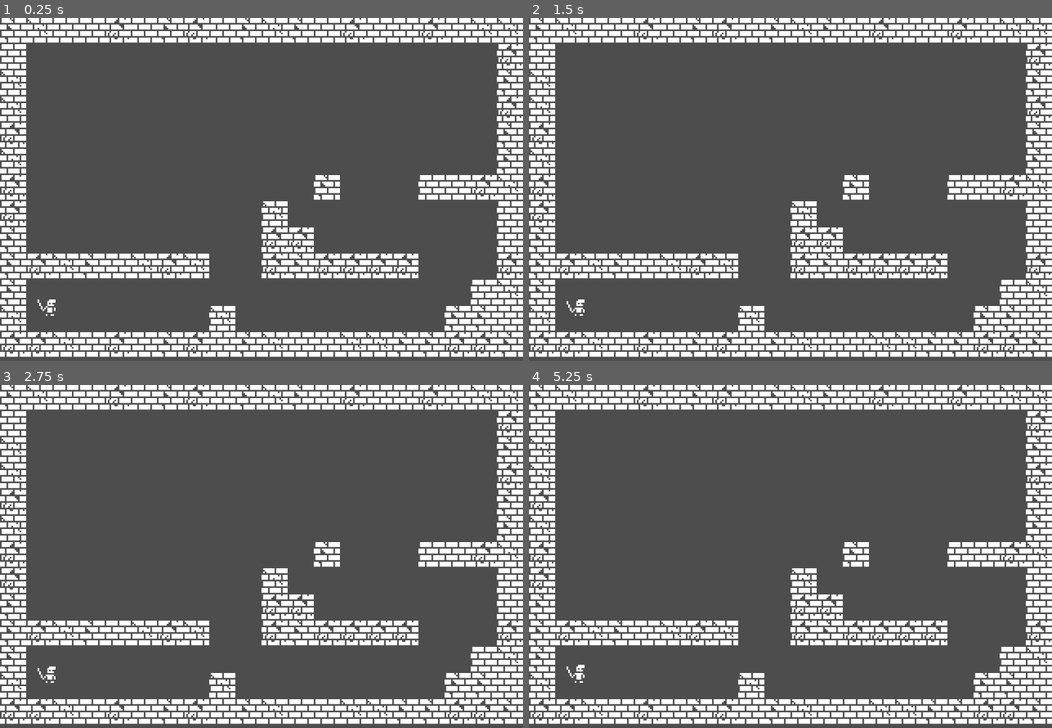
Above: before the commit, frames 1-4 (two rows, left to right).
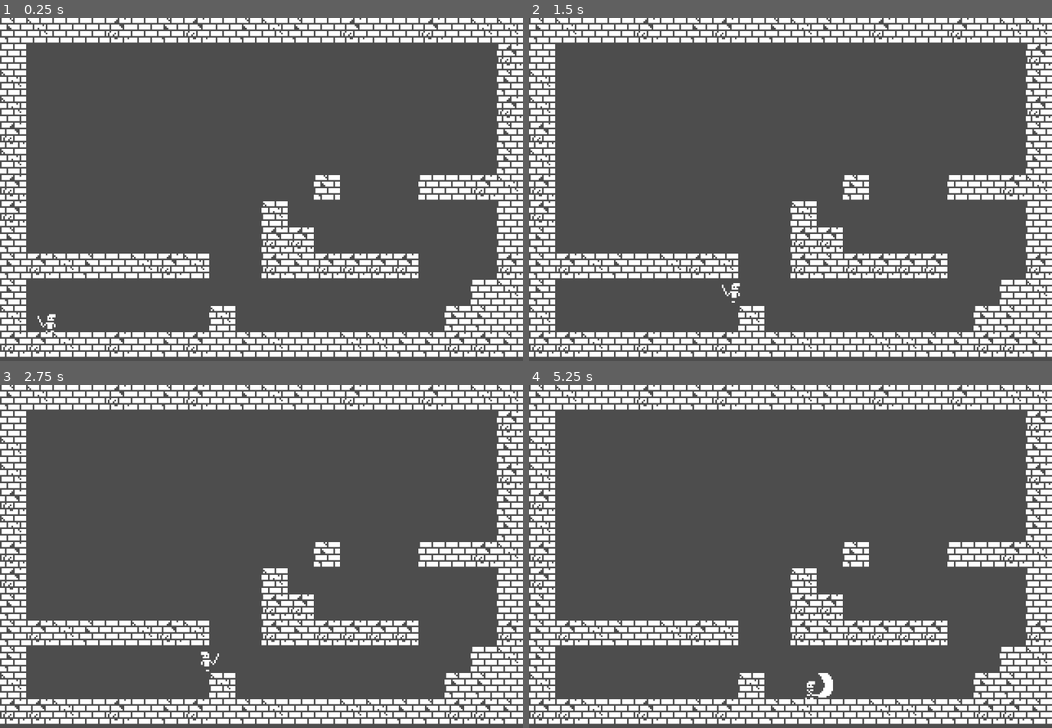
Above: after the commit, the same moments.

Repository: jaerrib/wightwatch_keep
Game: Godot game, scene res://scenes/level_base/level_base.tscn
The game is run twice, just before and just after one commit, with the same random seed, the same clock (stepped at 60 frames per second) and the same inputs.
Inputs:
- Up to frame 1 (0.25 s): no input
- Up to frame 2 (1.5 s): tap Enter (attack) at 0.5, 0.6 s; hold D (right) from 0.53 s (still down); tap Space (jump) at 0.77, 0.8, 1.07, 1.35 s
- Up to frame 3 (2.75 s): tap Space (jump) at 1.52, 1.82, 2.3 s; tap Enter (attack) at 1.55, 2.1 s; release D (right) at 2.03 s; hold A (left) from 2.03 s (still down)
- Up to frame 4 (5.25 s): release A (left) at 2.78 s; hold D (right) 2.78-4.28 s; tap Enter (attack) at 2.85, 4.35, 5.1 s; tap Space (jump) at 3.02, 3.32, 3.6, 3.77, 4.07, 4.52, 4.82 s; hold A (left) 4.28-5.03 s; hold D (right) from 5.03 s (still down)

The runs differ from the first frame. In frame 1, 0.1% of the frame differs, in the area x 7-11%, y 82-92%; in frame 2, 0.1%; in frame 3, 0.1%; in frame 4, 0.3%, in the area x 7-59%, y 81-92%.

Commit message:
Add movement and state manager

Diff:
--- /dev/null
+++ b/scenes/player/player.gd
@@ -0,0 +1,137 @@
+class_name Player extends CharacterBody2D
+
+enum PlayerState { IDLE, RUN, JUMP, FALL, ON_LADDER }
+
+const CLIMB_SPEED: float = 300.0
+const FALLEN_OFF: float = 500.0
+const GRAVITY: float = 690.0
+const JUMP_VELOCITY: float = -175.0
+const MAX_FALL: float = 400.0
+const RUN_SPEED: float = 120.0
+
+@export var right_collision_position: Vector2 = Vector2(9,0)
+@export var left_collision_position: Vector2 = Vector2(-9,0)
+
+var _lives: int = 5
+var _state: PlayerState = PlayerState.IDLE
+var _on_ladder: bool = false
+
+@onready var animation_player: AnimationPlayer = $AnimationPlayer
+@onready var hit_box: CollisionShape2D = $HitBox
+@onready var sprite_2d: Sprite2D = $Sprite2D
+@onready var sound: AudioStreamPlayer2D = $Sound
+@onready var sword_hit_box: Area2D = $SwordHitBox
+@onready var collision_shape_2d: CollisionShape2D = $SwordHitBox/CollisionShape2D
+
+
+func _ready() -> void:
+	SignalManager.on_ladder.connect(on_ladder)
+
+
+func _physics_process(delta: float) -> void:
+	fallen_off()
+	if not is_on_floor() and !_on_ladder:
+		velocity.y += GRAVITY * delta
+	get_input(delta)
+	calculate_state()
+	set_sword_hit_box_position()
+	move_and_slide()
+
+
+func set_sword_hit_box_position() -> void:
+	if sprite_2d.flip_h:
+		sword_hit_box.position = left_collision_position
+	else:
+		sword_hit_box.position = right_collision_position
+
+
+func fallen_off() -> void:
+	if global_position.y < FALLEN_OFF:
+		return
+	queue_free()
+
+
+func get_input(delta) -> void:
+	if _on_ladder:
+		if Input.is_action_pressed("up"):
+			velocity.y = -CLIMB_SPEED * delta * 10
+			set_state(PlayerState.ON_LADDER)
+		elif Input.is_action_pressed("down"):
+			velocity.y = CLIMB_SPEED * delta * 10
+			set_state(PlayerState.ON_LADDER)
+		else:
+			velocity.y = 0
+	velocity.x = 0
+	if Input.is_action_pressed("left"):
+		velocity.x = -RUN_SPEED
+		sprite_2d.flip_h = true
+	elif Input.is_action_pressed("right"):
+		velocity.x = RUN_SPEED
+		sprite_2d.flip_h = false
+
+	if Input.is_action_just_pressed("jump") and is_on_floor():
+		velocity.y = JUMP_VELOCITY
+	if Input.is_action_just_pressed("attack"):
+			animation_player.play("attack")
+	velocity.y = clampf(velocity.y, JUMP_VELOCITY, MAX_FALL)
+
+
+func set_state(new_state: PlayerState) -> void:
+	if new_state == _state:
+		return
+	if _state == PlayerState.FALL:
+		if new_state == PlayerState.IDLE or new_state == PlayerState.RUN:
+			#SoundManager.play_clip(sound, SoundManager.SOUND_LAND )
+			pass
+	_state = new_state
+	match _state:
+		PlayerState.ON_LADDER:
+			animation_player.play("climbing")
+		PlayerState.IDLE:
+			animation_player.play("idle")
+		PlayerState.RUN:
+			animation_player.play("run")
+		PlayerState.JUMP:
+			animation_player.play("jump")
+		PlayerState.FALL:
+			animation_player.play("jump")
+
+
+func calculate_state() -> void:
+	#if _state == PlayerState.HURT:
+		#return
+	if is_on_floor():
+		if velocity.x == 0:
+			set_state(PlayerState.IDLE)
+		else:
+			set_state(PlayerState.RUN)
+	if _on_ladder:
+		set_state(PlayerState.ON_LADDER)
+	else:
+		if velocity.y > 0:
+			set_state(PlayerState.FALL)
+		else:
+			if velocity.y < 0:
+				set_state(PlayerState.JUMP)
+
+
+func reduce_lives(reduction: int) -> bool:
+	_lives -= reduction
+	#SignalManager.on_player_hit.emit(_lives)
+	if _lives <=0:
+		#SignalManager.on_game_over.emit()
+		set_physics_process(false)
+		animation_player.stop()
+		#invincible_player.stop()
+		return false
+	return true
+
+
+func on_ladder(value: bool) -> void:
+	_on_ladder = value
+
+
+func _on_animation_player_animation_finished(anim_name: String) -> void:
+	if anim_name == "attack" or anim_name == "attack_left":
+		if _on_ladder:
+			animation_player.play("climbing")
--- a/scenes/player/player.tscn
+++ b/scenes/player/player.tscn
@@ -1,20 +1,23 @@
 [gd_scene load_steps=11 format=3 uid="uid://2h05uwsdvof2"]
 
 [ext_resource type="Texture2D" uid="uid://c5pj7tpnj03d0" path="res://assets/player/player.png" id="1_8afob"]
+[ext_resource type="Script" uid="uid://bay430eedeaus" path="res://scenes/player/player.gd" id="1_dovo2"]
 
-[sub_resource type="Animation" id="Animation_dovo2"]
-length = 0.001
+[sub_resource type="Animation" id="Animation_75vfm"]
+resource_name = "attack"
+length = 0.2
+step = 0.025
 tracks/0/type = "value"
 tracks/0/imported = false
 tracks/0/enabled = true
 tracks/0/path = NodePath("Sprite2D:frame")
-tracks/0/interp = 1
+tracks/0/interp = 0
 tracks/0/loop_wrap = true
 tracks/0/keys = {
-"times": PackedFloat32Array(0),
-"transitions": PackedFloat32Array(1),
+"times": PackedFloat32Array(0, 0.05, 0.1, 0.2),
+"transitions": PackedFloat32Array(1, 1, 1, 1),
 "update": 1,
-"values": [1]
+"values": [5, 6, 7, 5]
 }
 tracks/1/type = "value"
 tracks/1/imported = false
@@ -23,10 +26,28 @@
 tracks/1/interp = 1
 tracks/1/loop_wrap = true
 tracks/1/keys = {
-"times": PackedFloat32Array(0),
-"transitions": PackedFloat32Array(1),
+"times": PackedFloat32Array(0, 0.1, 0.2),
+"transitions": PackedFloat32Array(1, 1, 1),
 "update": 1,
-"values": [true]
+"values": [true, false, true]
+}
+
+[sub_resource type="Animation" id="Animation_p47bc"]
+resource_name = "climbing"
+length = 0.5
+loop_mode = 1
+step = 0.25
+tracks/0/type = "value"
+tracks/0/imported = false
+tracks/0/enabled = true
+tracks/0/path = NodePath("Sprite2D:frame")
+tracks/0/interp = 1
+tracks/0/loop_wrap = true
+tracks/0/keys = {
+"times": PackedFloat32Array(0, 0.25),
+"transitions": PackedFloat32Array(1, 1),
+"update": 1,
+"values": [8, 9]
 }
 
 [sub_resource type="Animation" id="Animation_8afob"]
@@ -81,56 +102,8 @@
 "values": [4, 5, 6]
 }
 
-[sub_resource type="Animation" id="Animation_p47bc"]
-resource_name = "climbing"
-length = 0.5
-loop_mode = 1
-step = 0.25
-tracks/0/type = "value"
-tracks/0/imported = false
-tracks/0/enabled = true
-tracks/0/path = NodePath("Sprite2D:frame")
-tracks/0/interp = 1
-tracks/0/loop_wrap = true
-tracks/0/keys = {
-"times": PackedFloat32Array(0, 0.25),
-"transitions": PackedFloat32Array(1, 1),
-"update": 1,
-"values": [8, 9]
-}
-
-[sub_resource type="Animation" id="Animation_75vfm"]
-resource_name = "attack"
-length = 0.2
-step = 0.025
-tracks/0/type = "value"
-tracks/0/imported = false
-tracks/0/enabled = true
-tracks/0/path = NodePath("Sprite2D:frame")
-tracks/0/interp = 0
-tracks/0/loop_wrap = true
-tracks/0/keys = {
-"times": PackedFloat32Array(0, 0.05, 0.1, 0.2),
-"transitions": PackedFloat32Array(1, 1, 1, 1),
-"update": 1,
-"values": [5, 6, 7, 5]
-}
-tracks/1/type = "value"
-tracks/1/imported = false
-tracks/1/enabled = true
-tracks/1/path = NodePath("SwordHitBox/CollisionShape2D:disabled")
-tracks/1/interp = 1
-tracks/1/loop_wrap = true
-tracks/1/keys = {
-"times": PackedFloat32Array(0, 0.1, 0.2),
-"transitions": PackedFloat32Array(1, 1, 1),
-"update": 1,
-"values": [true, false, true]
-}
-
 [sub_resource type="AnimationLibrary" id="AnimationLibrary_gmlin"]
 _data = {
-&"RESET": SubResource("Animation_dovo2"),
 &"attack": SubResource("Animation_75vfm"),
 &"climbing": SubResource("Animation_p47bc"),
 &"idle": SubResource("Animation_8afob"),
@@ -145,11 +118,14 @@
 size = Vector2(10, 16)
 
 [node name="Player" type="CharacterBody2D"]
+collision_layer = 2
+collision_mask = 89
+script = ExtResource("1_dovo2")
 
 [node name="Sprite2D" type="Sprite2D" parent="."]
 texture = ExtResource("1_8afob")
 hframes = 10
-frame = 1
+frame = 5
 
 [node name="AnimationPlayer" type="AnimationPlayer" parent="."]
 libraries = {
@@ -161,11 +137,13 @@
 position = Vector2(0, 1.5)
 shape = SubResource("RectangleShape2D_dovo2")
 
+[node name="Sound" type="AudioStreamPlayer2D" parent="."]
+
 [node name="SwordHitBox" type="Area2D" parent="."]
+position = Vector2(9, 0)
+collision_layer = 4
+collision_mask = 0
 
 [node name="CollisionShape2D" type="CollisionShape2D" parent="SwordHitBox"]
-position = Vector2(9, 0)
 shape = SubResource("RectangleShape2D_8afob")
 disabled = true
-
-[node name="Sound" type="AudioStreamPlayer2D" parent="."]
Not shown, added: scenes/player/player.gd.uid
